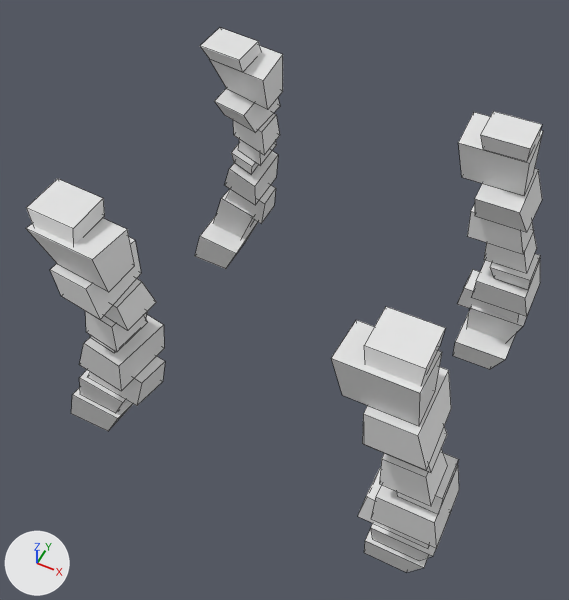
The FBX model Assets/ART/MESHES/Archi/Buildings/SM_BuildingBricBlock_01.fbx as it was, and as the next commit left it.
Before and after are seen from a 50 mm camera at (4.56, -9.7, 14.51) aimed at (-0.1, -0.4, 2.88). Every picture has the same lights, and +X, +Y and +Z are marked at lower left. Mesh edges are drawn as thin lines. Where no turn or scale is listed for an object, it has been applied to the vertices.

The first picture shows 'SM_BuildingBricBlock_01'.
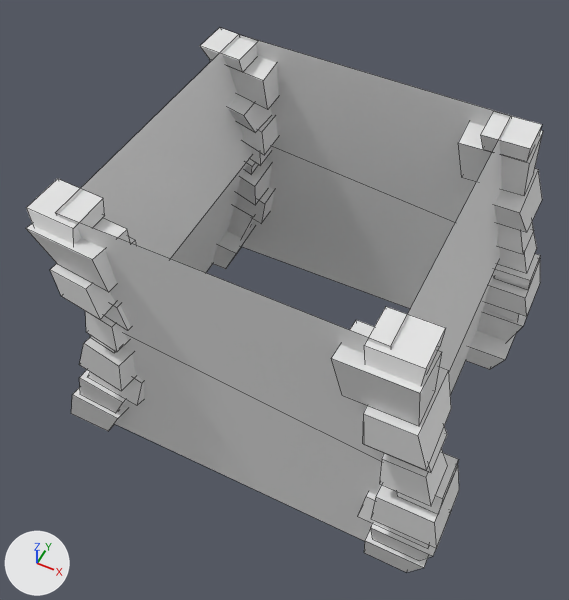
Pixel boxes (x1, y1, x2, y2) of what changed, in the pictures (569 x 600 px):
'SM_BuildingBloc_01', added
    after: (55, 35, 511, 541)

Edits to the bpy script that builds the scene:
```text
Add me_sm_buildingbloc_01_001:
    me_sm_buildingbloc_01_001.from_pydata([(-3.29, -2.97, 0.07), (-2.82, -3.0, 6.17), (-3.42, 3.0, 0.11), (-2.82, 3.0, 6.17), (3.33, -3.0, 0.0), (2.83, -3.0, 6.0), (3.33, 3.0, 0.0), (2.83, 3.0, 6.0), (-2.2, -2.96, 3.63), (-2.35, 3.0, 3.66), (3.39, 3.0, 3.0), (3.39, -3.0, 3.0)], [], [(3, 9, 8, 1), (5, 11, 10, 7), (8, 0, 4, 11), (11, 4, 6, 10), (9, 2, 0, 8), (7, 10, 9, 3), (10, 6, 2, 9), (1, 8, 11, 5)])
Add ob_sm_buildingbloc_01:
    ob_sm_buildingbloc_01 = bpy.data.objects.new('SM_BuildingBloc_01', me_sm_buildingbloc_01_001)
    ob_sm_buildingbloc_01.location = (0.0, 0.0, 0.0)
```
